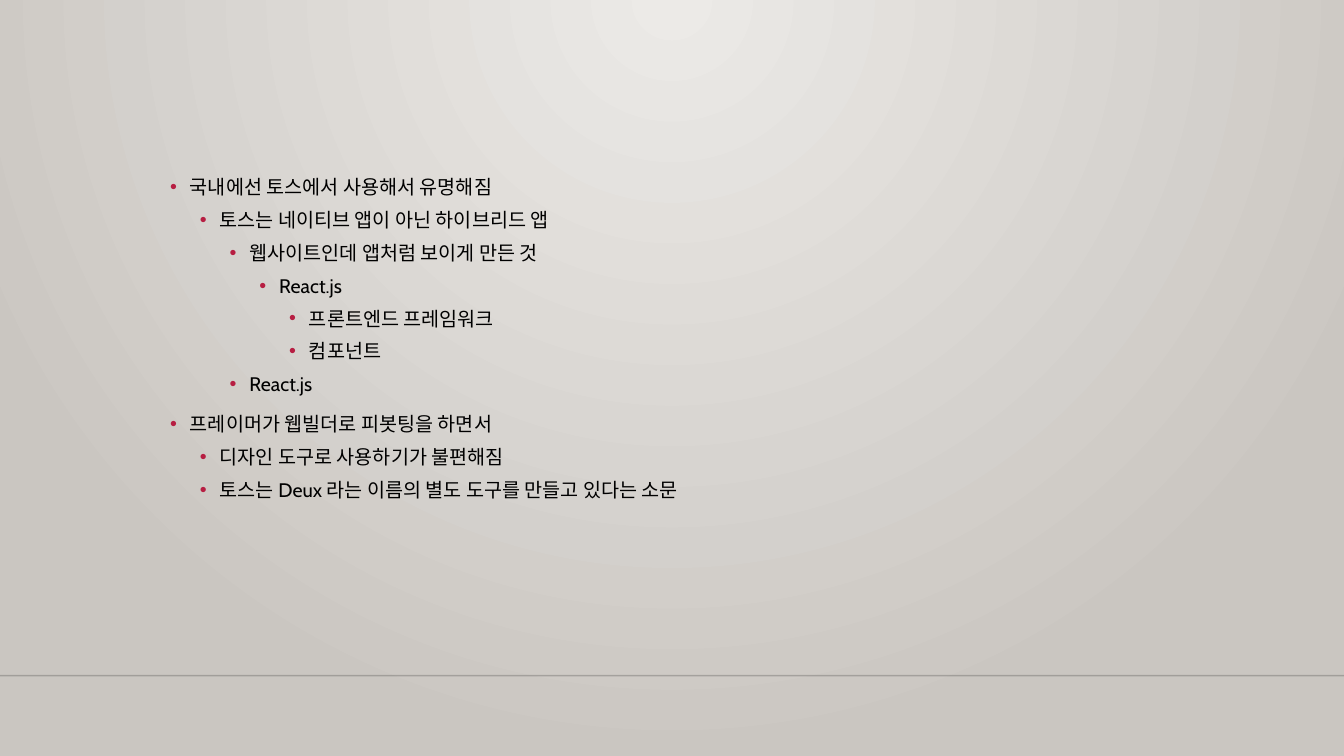
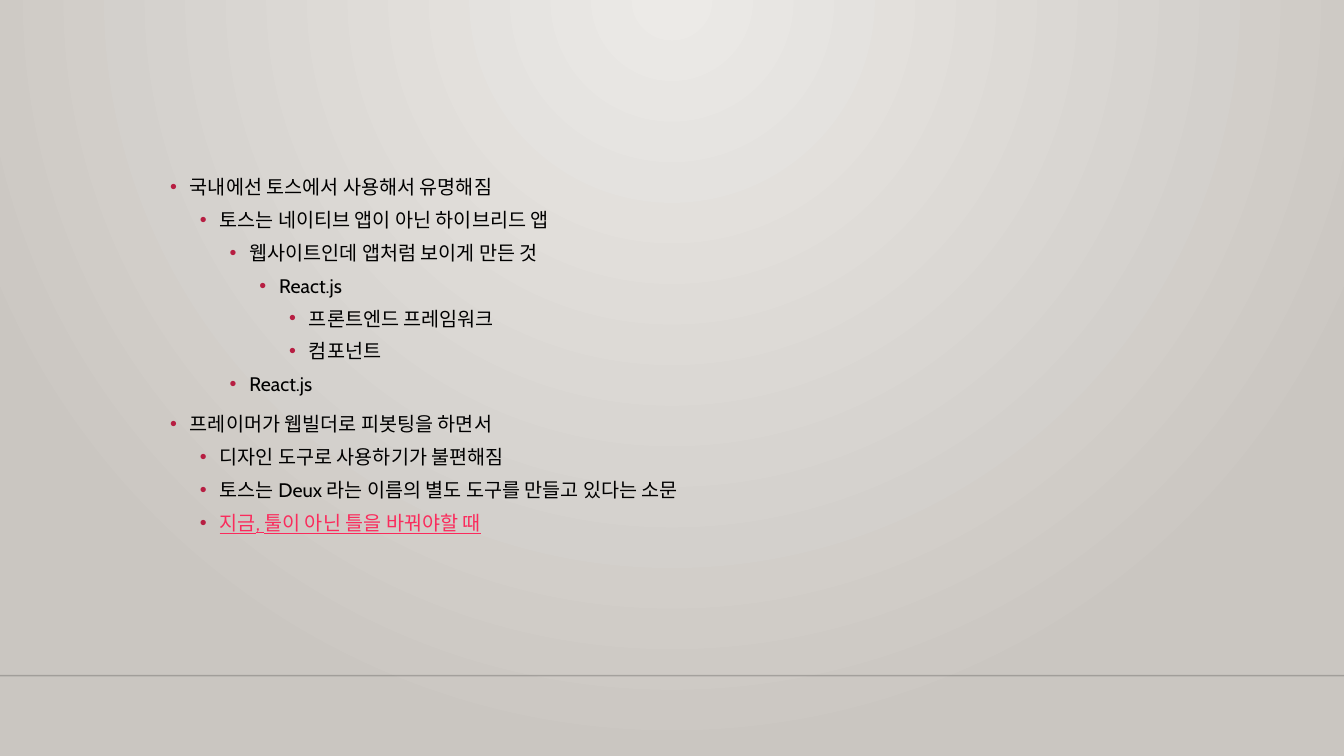
Before and after one commit to m00nlygreat/obsidian-vault, a slide deck: slide 3 of 노코드 엔지니어링/프레이머로 블로그 만들기.pptx. Drawn at 1344x756 pixels with LibreOffice and Linux fonts; fonts in the diff are those of the drawing; background and template pictures are left out. Boxes give left, top, right and bottom in pixels: in the first picture for what was removed or moved away, otherwise in the second. Text is boxed around its words. In the diff, an @@ line names an element or a change of style, - is before the commit and + after.

```diff
--- a/노코드 엔지니어링/프레이머로 블로그 만들기.pptx
+++ b/노코드 엔지니어링/프레이머로 블로그 만들기.pptx
@@ text at (220, 513, 481, 534): paragraph added @@
+  • 지금, 툴이 아닌 틀을 바꿔야할 때
```
Also in this commit, not shown: 3 slides added, 1 other file.
